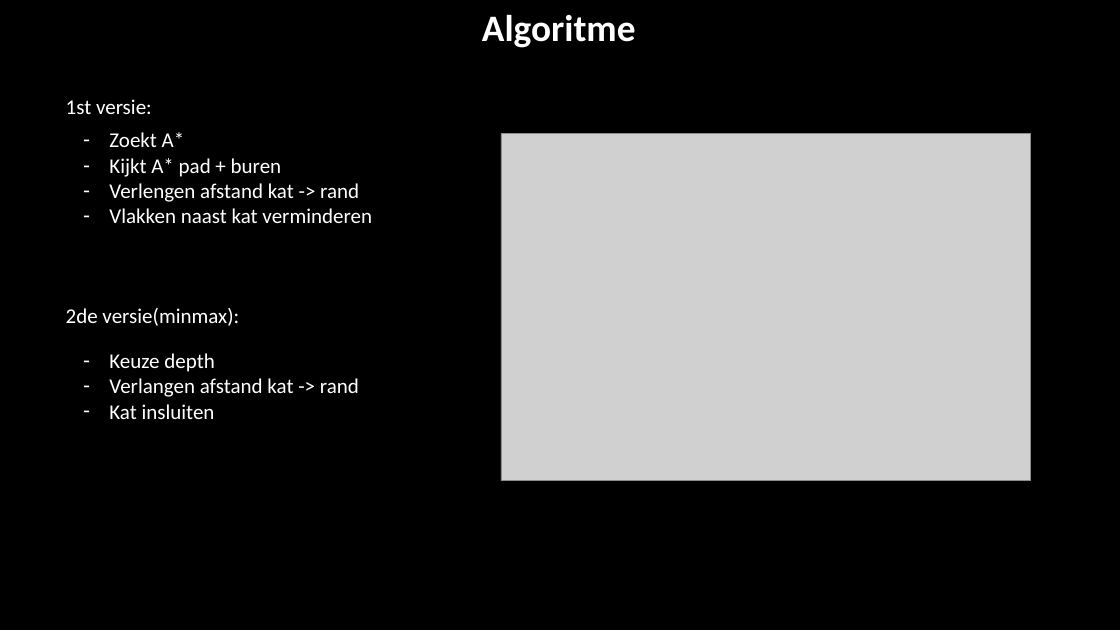
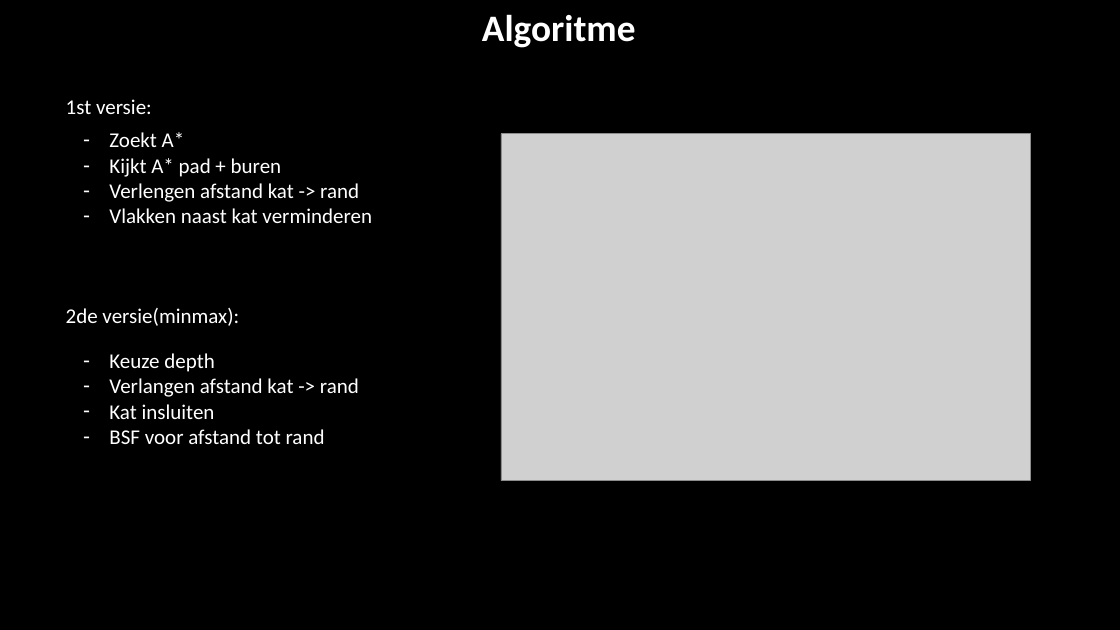
Before and after one commit to JorenVandewalle/Trap-the-cat-AI, a slide deck: slide 5 of Trap_The_Cat_MachineLearning.pptx. Drawn at 1120x630 pixels with LibreOffice and Linux fonts; fonts in the diff are those of the drawing; grey boxes stand for pictures. Boxes give left, top, right and bottom in pixels: in the first picture for what was removed or moved away, otherwise in the second. Text is boxed around its words. In the diff, an @@ line names an element or a change of style, - is before the commit and + after.

```diff
--- a/Trap_The_Cat_MachineLearning.pptx
+++ b/Trap_The_Cat_MachineLearning.pptx
@@ text at (109,429,325,444): paragraph added @@
+– BSF voor afstand tot rand
```
Also in this commit, not shown: 2 other slides changed, 1 other file.
